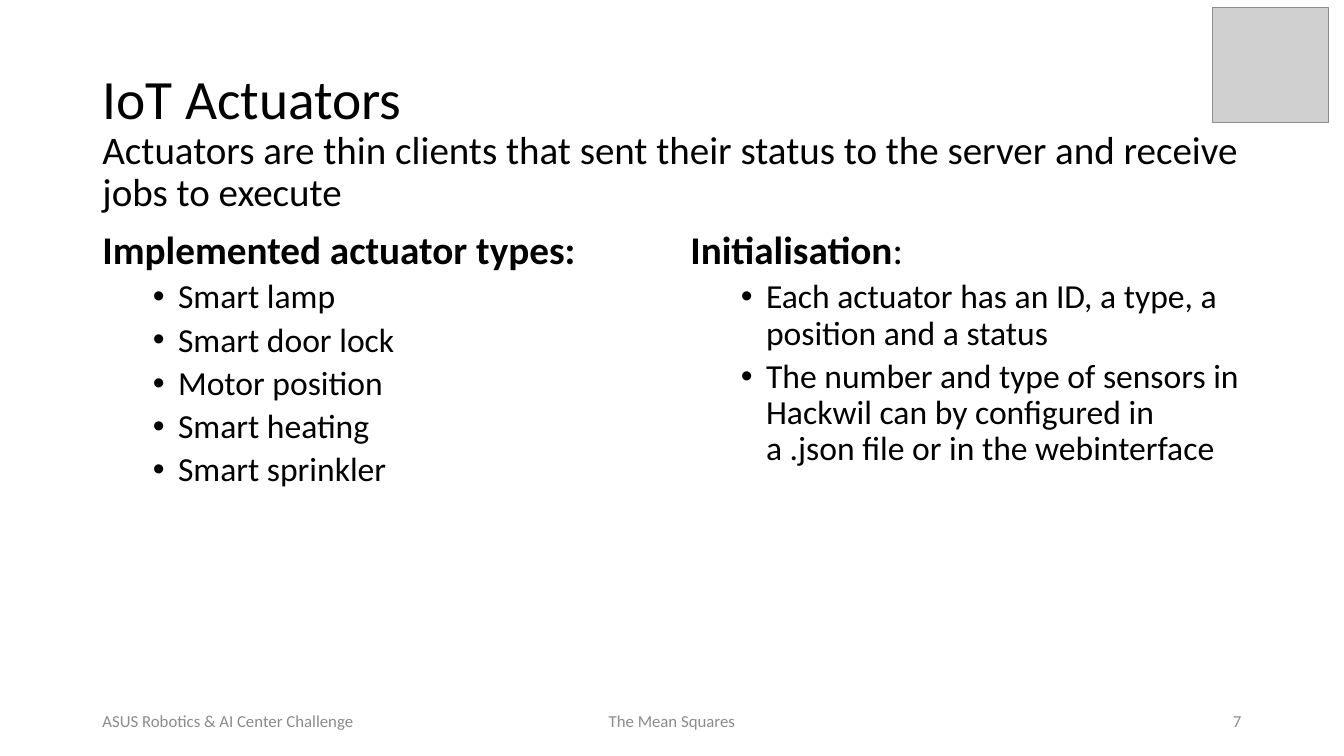
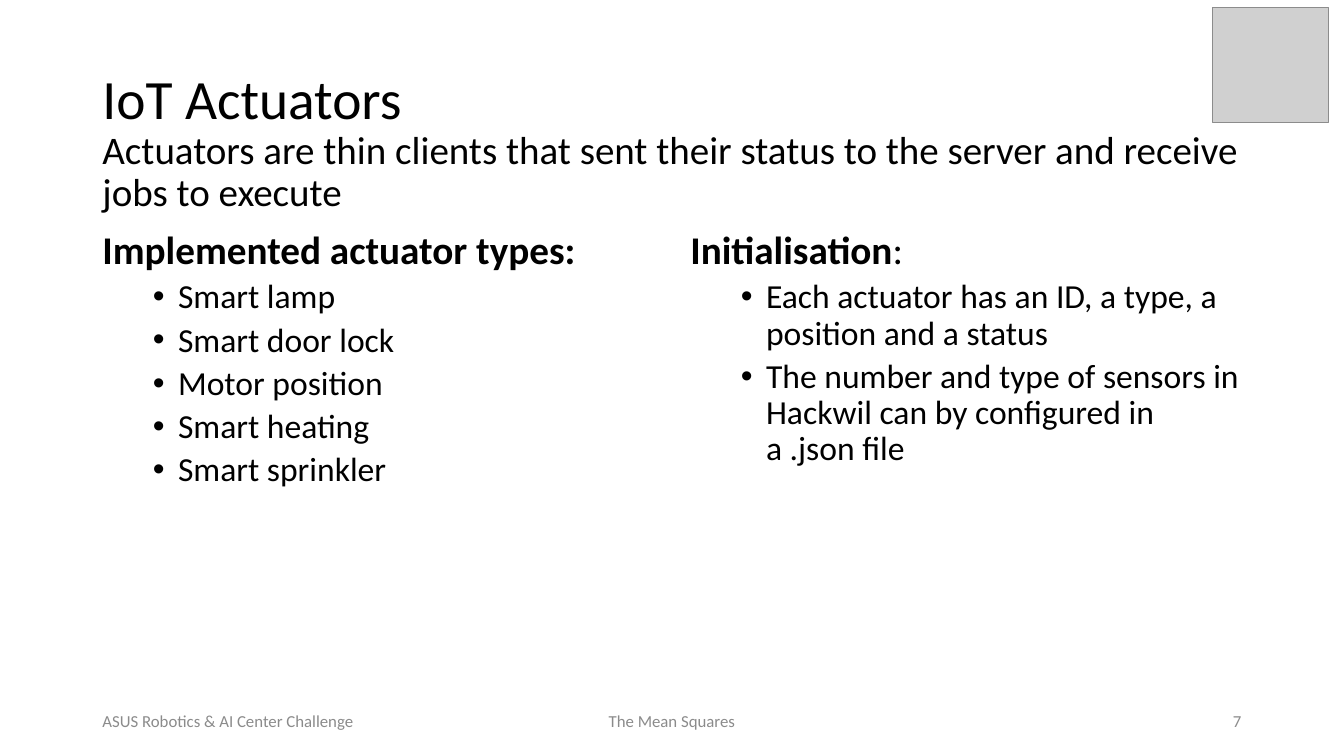
Before and after one commit to Karko93/Polyhack2020-Project, a slide deck: slide 7 of Documents/TheMeanSquares_ASUSChallenge.pptx. Drawn at 1344x756 pixels with LibreOffice and Linux fonts; fonts in the diff are those of the drawing; grey boxes stand for pictures; background and template pictures are left out. Boxes give left, top, right and bottom in pixels: in the first picture for what was removed or moved away, otherwise in the second. Text is boxed around its words. In the diff, an @@ line names an element or a change of style, - is before the commit and + after.

```diff
--- a/Documents/TheMeanSquares_ASUSChallenge.pptx
+++ b/Documents/TheMeanSquares_ASUSChallenge.pptx
@@ text at [766, 364, 1238, 466]: text changed @@
-  • The number and type of sensors in Hackwil can by configured in a .json file or in the webinterface
+  • The number and type of sensors in Hackwil can by configured in a .json file
```
Also in this commit, not shown: 1 other slide changed, 1 other file.
